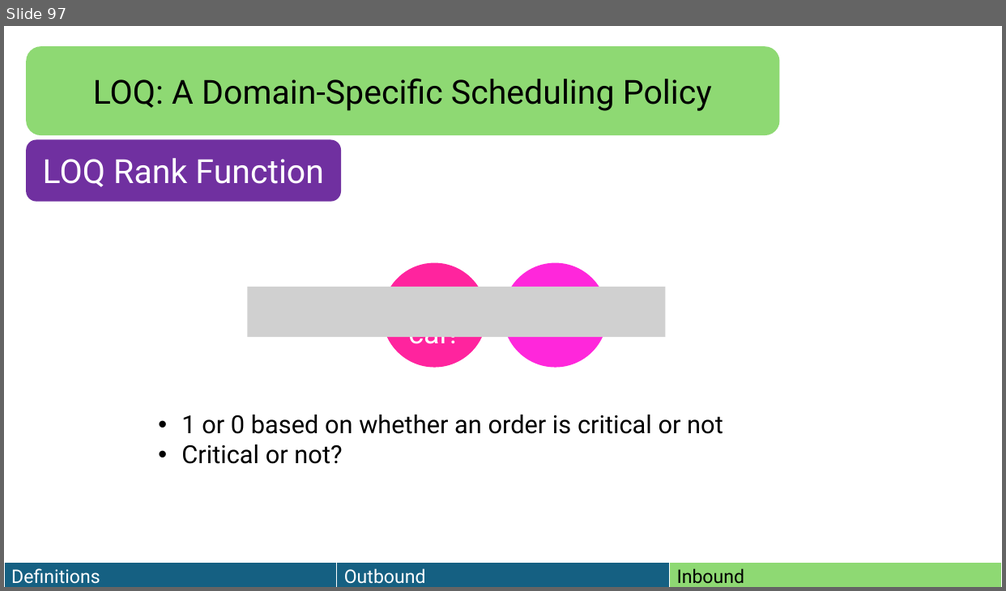
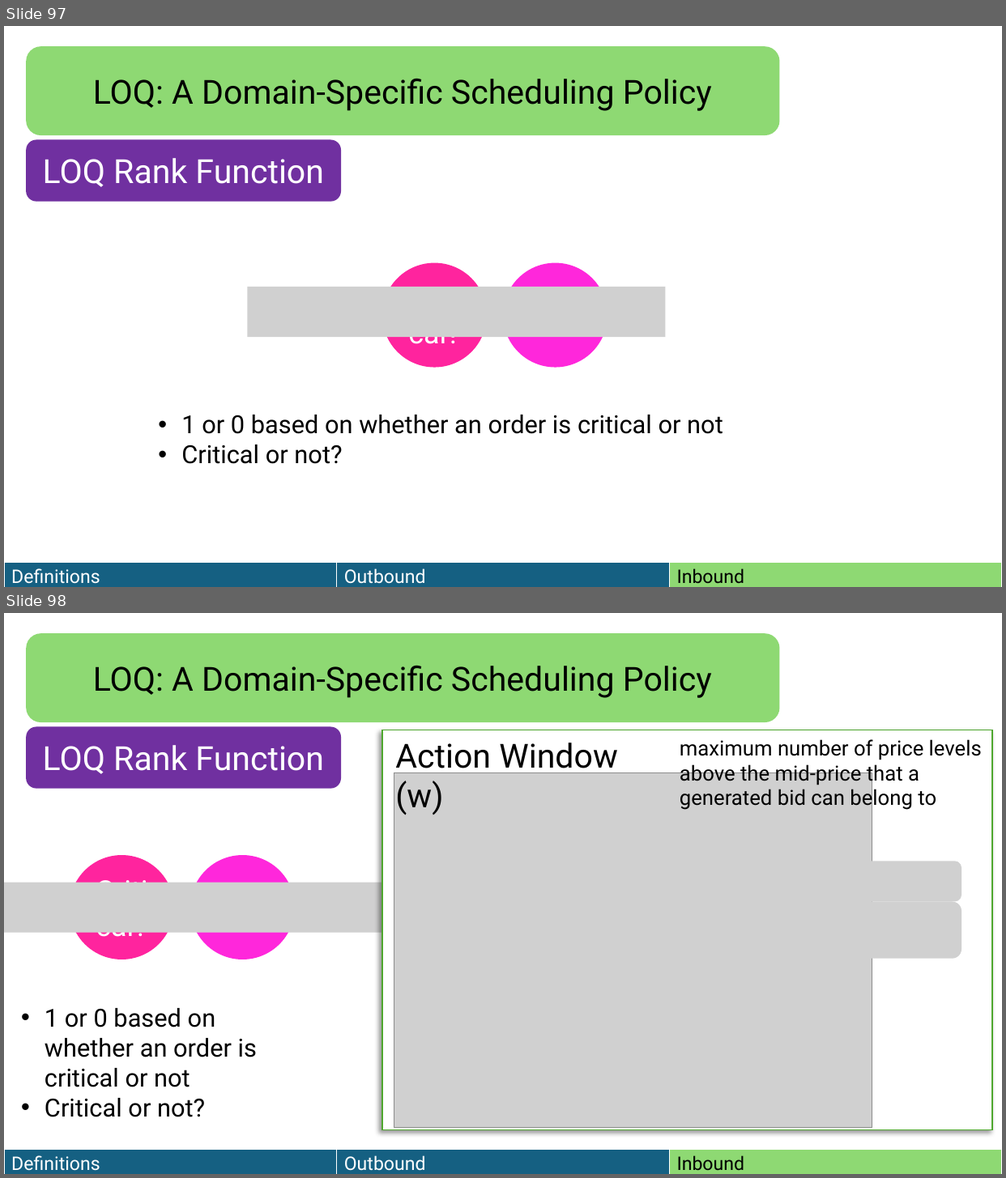
Before and after one commit to HaseebLUMS/Onyx-Presentation, a slide deck: thesis-latency-fairness.pptx. Shown one above the other, each under a label of ours: slide 97 before the commit, slides 97 and 98 after it. The pictures are 1006x591 and 1006x1178 pixels, drawn with LibreOffice and Linux fonts; fonts in the diff are those of the drawing; grey boxes stand for pictures. Boxes give left, top, right and bottom in pixels: in the first picture for what was removed or moved away, otherwise in the second. Text is boxed around its words. In the diff, an @@ line names an element or a change of style, - is before the commit and + after.

```diff
--- a/thesis-latency-fairness.pptx
+++ b/thesis-latency-fairness.pptx
@@ slide 98 added at [4,613,1002,1174], background #FFFFFF @@
@@ rounded rectangle added at [26,633,780,722], fill #8ED973, 32 pt, text #000000 @@
+LOQ: A Domain-Specific Scheduling Policy
@@ rounded rectangle added at [26,726,341,788], fill #7030A0, 32 pt, text #FFFFFF @@
+LOQ Rank Function
@@ rectangle added at [382,730,992,1131], fill #FFFFFF, outline #4EA72E 1.5 pt @@
@@ text added at [395,743,617,815], 32 pt, text #000000 @@
+Action Window (w)
@@ text added at [680,739,982,811], 20 pt, text #000000 @@
+maximum number of price levels above the mid-price that a generated bid can belong to
@@ picture added at [394,773,872,1128] @@
@@ ellipse added at [70,855,175,960], fill #FF249E, 28 pt, text #FFFFFF @@
+Critical?
@@ ellipse added at [190,855,296,960], fill #FF27DB, 40 pt, text #FFFFFF @@
+ts
@@ picture added at [805,861,962,901] @@
@@ picture added at [4,883,399,933] @@
@@ picture added at [805,902,962,959] @@
@@ text added at [44,1008,257,1118], 24 pt, text #000000 @@
+• 1 or 0 based on whether an order is critical or not
+• Critical or not?
@@ table added at [4,1150,1001,1174], 1 rows, 3 columns @@
+Definitions | Outbound | Inbound
```
Also in this commit, not shown: 1 slide changed, 1 slide removed.
